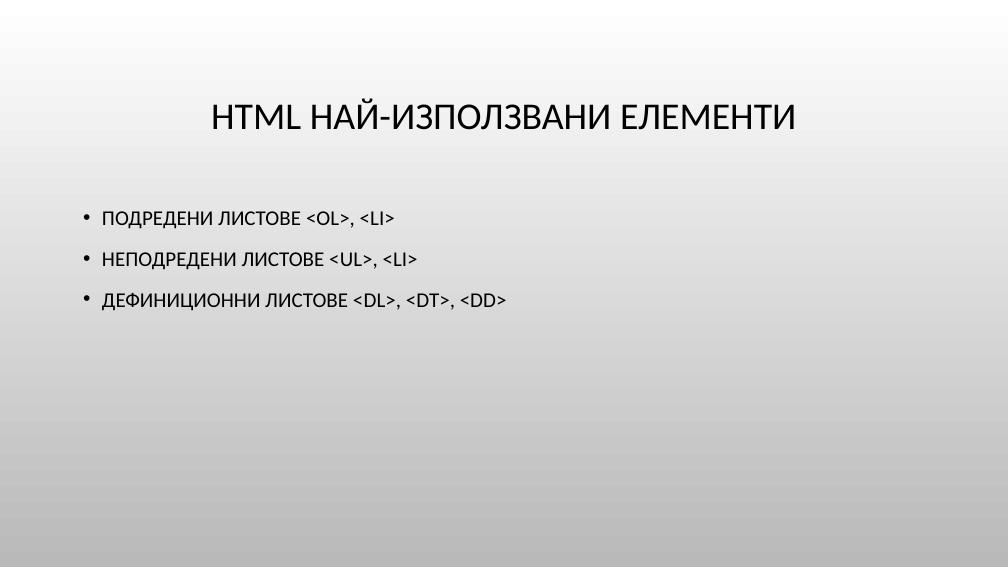
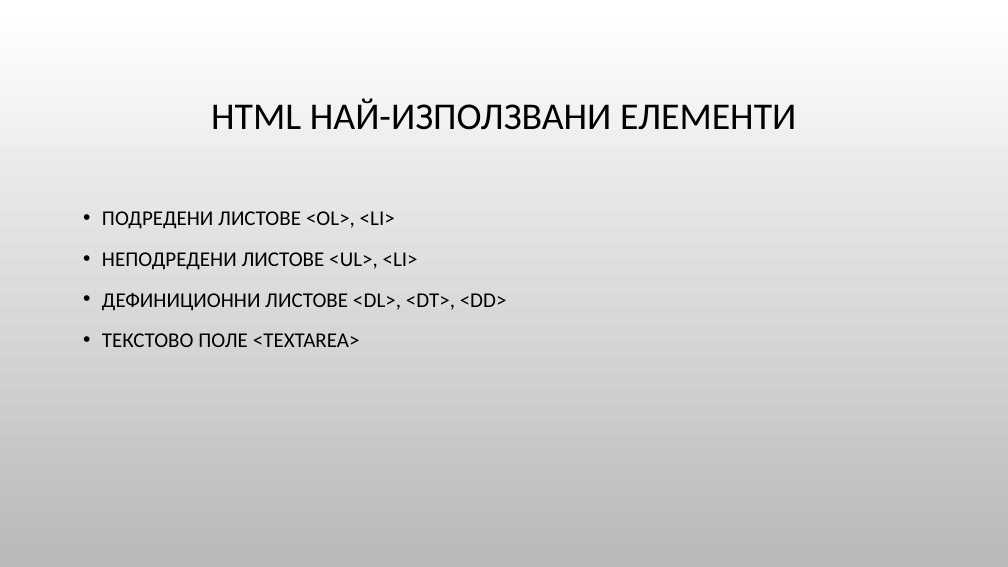
Before and after one commit to Bilyukov/php-mysql-course, a slide deck: slide 10 of 02.html-basics.pptx. Drawn at 1008x567 pixels with LibreOffice and Linux fonts; fonts in the diff are those of the drawing; background and template pictures are left out. Boxes give left, top, right and bottom in pixels: in the first picture for what was removed or moved away, otherwise in the second. Text is boxed around its words. In the diff, an @@ line names an element or a change of style, - is before the commit and + after.

Commit message:
Modified HTML Presentation and added more examples

```diff
--- a/02.html-basics.pptx
+++ b/02.html-basics.pptx
@@ text at bbox=[102, 333, 360, 347]: paragraph added @@
+• ТЕКСТОВО ПОЛЕ <TEXTAREA>
```
Also in this commit, not shown: 1 other slide changed, 1 slide added, 4 other files.
